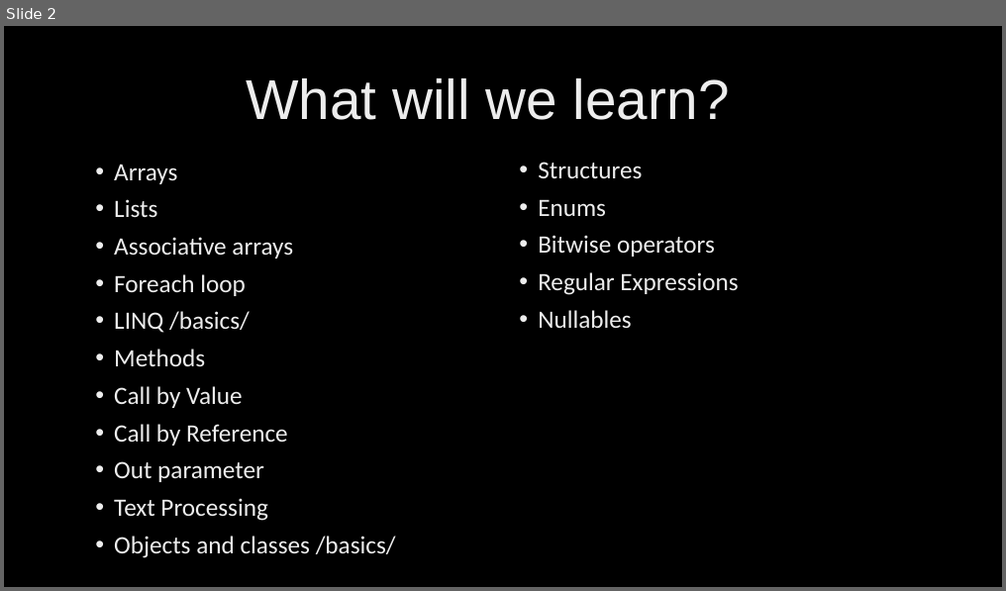
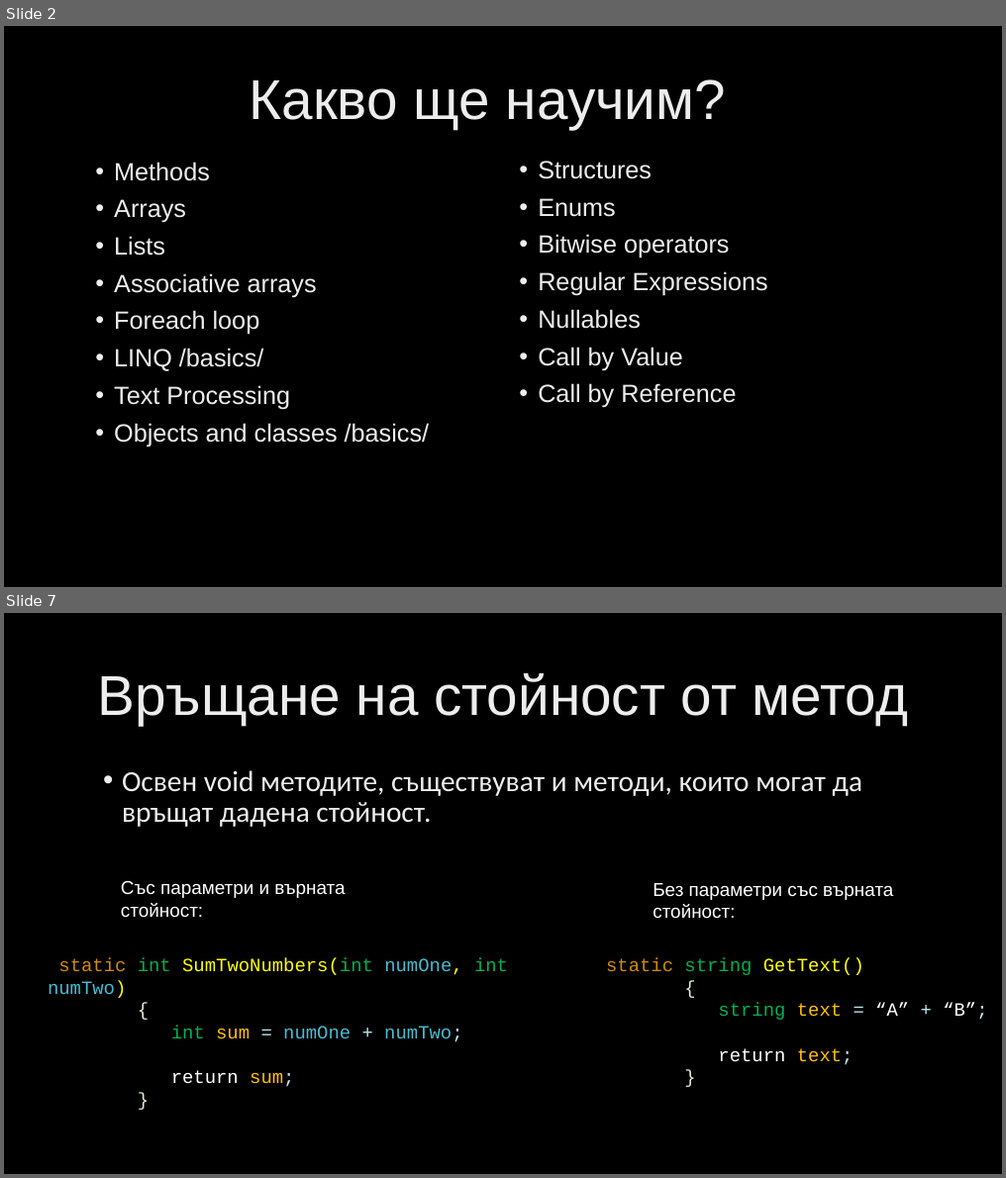
Before and after one commit to velizar92/CSharp-Programming-Presentations, a slide deck: C# Intermediate.pptx. Shown one above the other, each under a label of ours: slide 2 before the commit, slides 2 and 7 after it; the slides between them are not shown. The pictures are 1006x591 and 1006x1178 pixels, drawn with LibreOffice and Linux fonts; fonts in the diff are those of the drawing; background and template pictures are left out. Boxes give left, top, right and bottom in pixels: in the first picture for what was removed or moved away, otherwise in the second. Text is boxed around its words. In the diff, an @@ line names an element or a change of style, - is before the commit and + after.

```diff
--- a/C# Intermediate.pptx
+++ b/C# Intermediate.pptx
@@ slide 7 added at (x1=4, y1=613, x2=1002, y2=1174), background picture (left out) @@
@@ title added at (x1=97, y1=673, x2=908, y2=725), 54 pt, text gradient #BFBFBF to #EDEDED to #FFFFFF @@
+Връщане на стойност от метод
@@ text added at (x1=122, y1=770, x2=862, y2=827), 28 pt, text gradient #BFBFBF to #EDEDED to #FFFFFF @@
+• Освен void методите, съществуват и методи, които могат да връщат дадена стойност.
@@ text added at (x1=121, y1=881, x2=345, y2=918), 18 pt, text #FFFFFF @@
+Със параметри и върната стойност:
@@ text added at (x1=652, y1=883, x2=893, y2=919), 18 pt, text #FFFFFF @@
+Без параметри със върната стойност:
@@ text added at (x1=48, y1=959, x2=508, y2=1087), 18 pt, text #49BBD1 @@
+static int SumTwoNumbers(int numOne, int numTwo)
+{
+int sum = numOne + numTwo;
+return sum;
+}
@@ text added at (x1=606, y1=959, x2=987, y2=1065), 18 pt, text #00B050 @@
+static string GetText()
+{
+string text = “A” + “B”;
+return text;
+}
@@ slide 2 changed as well @@
@@ title at (x1=250, y1=79, x2=726, y2=129): text changed @@
-What will we learn?
+Какво ще научим?
@@ text at (x1=114, y1=162, x2=210, y2=181): paragraph added @@
+• Methods
@@ text at (x1=538, y1=161, x2=768, y2=329): font Calibri to Arial in "Structures", "Enums", "Bitwise operators", "Regular Expressions" and 1 more places @@
@@ text at (x1=114, y1=199, x2=429, y2=447): font Calibri to Arial @@
@@ text at (x1=114, y1=349, x2=288, y2=482): paragraphs removed @@
-• Methods
-• Call by Value
-• Call by Reference
-• Out parameter
@@ text at (x1=538, y1=347, x2=736, y2=408): paragraphs added @@
+• Call by Value
+• Call by Reference
```
Also in this commit, not shown: 1 other slide changed, 7 other slides added, 2 slides removed.
